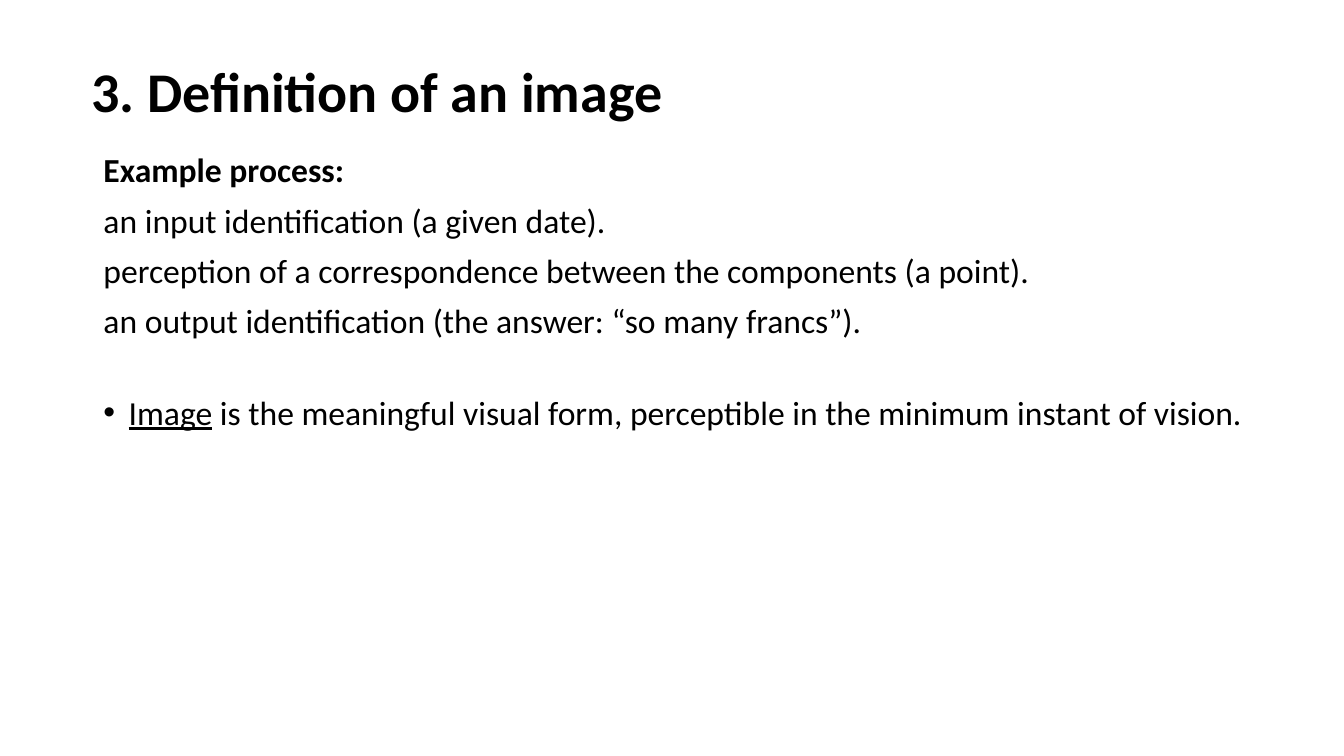
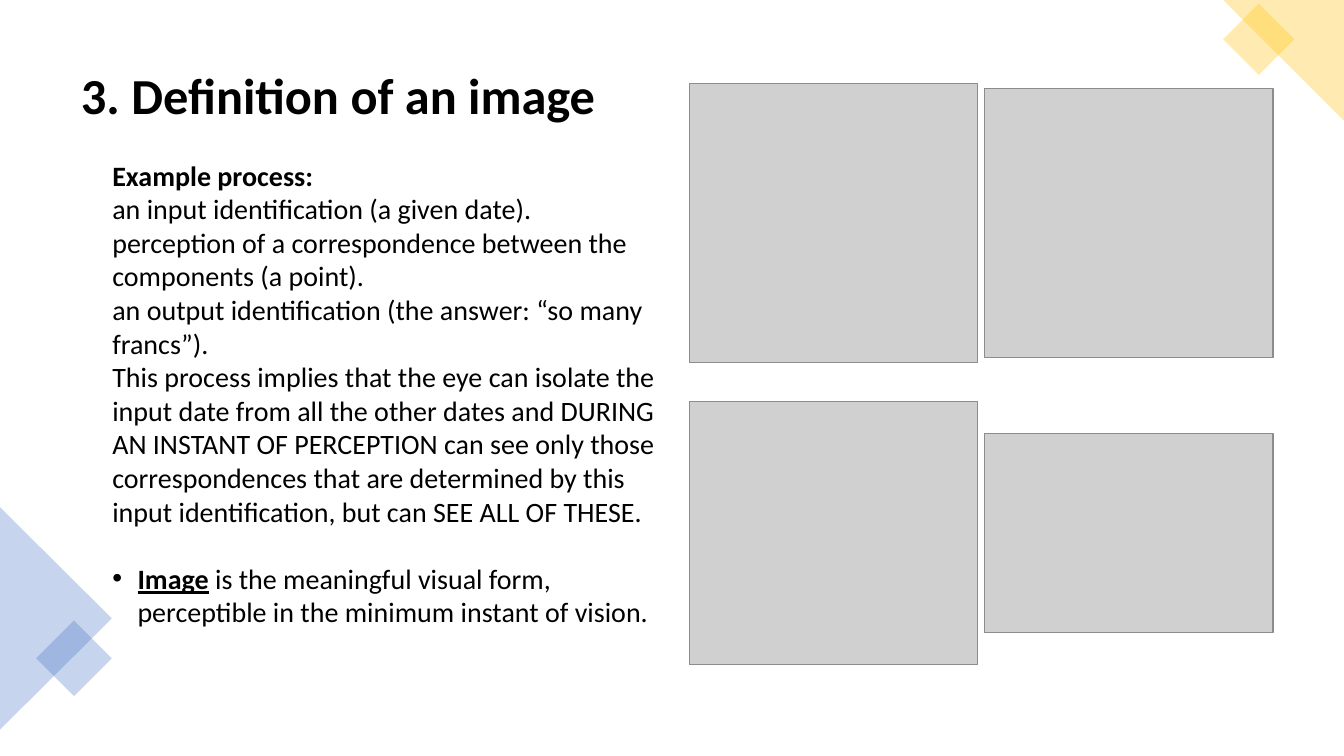
Before and after one commit to Jiaxin-yyjx/Visualization-D3.js-Lab, a slide deck: slide 5 of midterm/SoMSummery.pptx. Drawn at 1344x756 pixels with LibreOffice and Linux fonts; fonts in the diff are those of the drawing; grey boxes stand for pictures. Boxes give left, top, right and bottom in pixels: in the first picture for what was removed or moved away, otherwise in the second. Text is boxed around its words. In the diff, an @@ line names an element or a change of style, - is before the commit and + after.

Commit message:
end

```diff
--- a/midterm/SoMSummery.pptx
+++ b/midterm/SoMSummery.pptx
@@ triangle added at bbox=[1223, 0, 1344, 121], fill #FFC000 at 30% opacity @@
@@ rectangle added at bbox=[1224, 4, 1295, 75], fill #FFC000 at 30% opacity @@
@@ title "3. Definition of an image": place and size @@
-title "3. Definition of an image" at bbox=[91, 72, 662, 122]
+title "3. Definition of an image" at bbox=[81, 78, 595, 123]
@@ title "3. Definition of an image" at bbox=[81, 78, 595, 123]: size 40 to 36 pt @@
@@ picture added at bbox=[690, 84, 978, 362] @@
@@ picture added at bbox=[985, 88, 1273, 358] @@
@@ text "Example process:": place and size @@
-text "Example process:" at bbox=[103, 158, 1242, 431]
+text "Example process:" at bbox=[112, 166, 654, 627]
@@ text at bbox=[112, 166, 648, 627]: size 24 to 20 pt in "Example process:", "an input identification (a given date).", "perception of a correspondence between the components ...", "an output identification (the answer: “so many ..." and 1 more places; bold on in "Image"; line spacing 0.9 to 1; less space between paragraphs @@
@@ text at bbox=[112, 367, 654, 527]: paragraph added @@
+This process implies that the eye can isolate the input date from all the other dates and DURING AN INSTANT OF PERCEPTION can see only those correspondences that are determined by this input identification, but can SEE ALL OF THESE.
@@ picture added at bbox=[690, 401, 978, 664] @@
@@ picture added at bbox=[985, 434, 1273, 632] @@
@@ triangle added at bbox=[0, 507, 112, 730], fill #4472C4 at 30% opacity @@
@@ rectangle added at bbox=[36, 620, 112, 696], fill #4472C4 at 30% opacity @@
```
Also in this commit, not shown: 7 other slides changed, 5 slides added, 8 slides removed.
